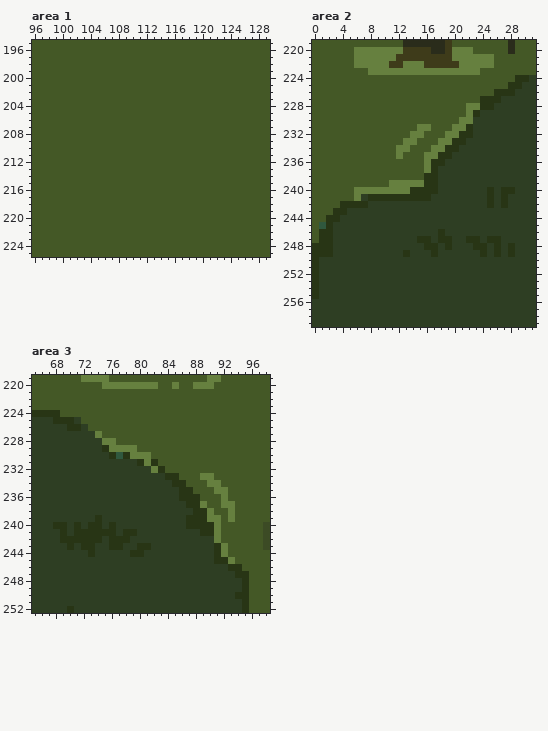
One commit to this pixel-art file: Assets.aseprite. Above is the file before it was changed.
384x384 pixels, 1 frame. Colours within 5 levels of each other are drawn and written as one. Shown: area 1: x 96..129, y 195..225; area 2: x 0..31, y 219..259; area 3: x 65..98, y 219..252. The commit also changed other parts of the picture, which this record leaves out.
After:
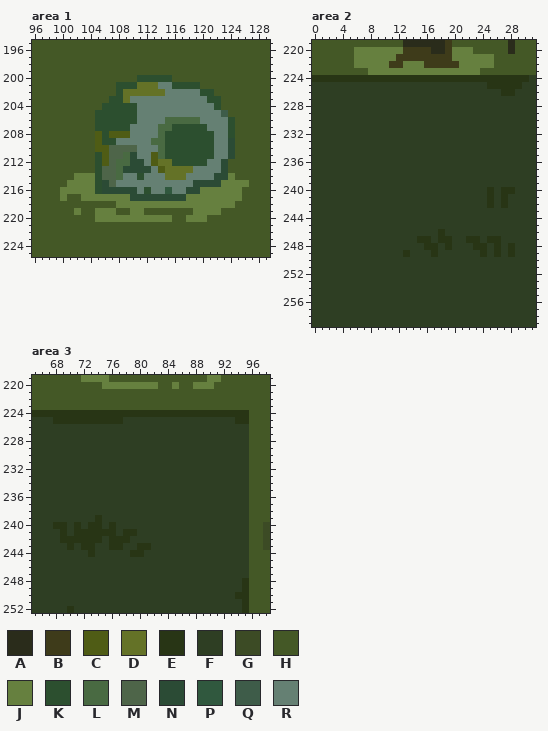
Palette (. is transparent): A #2a2c1b  B #3e3b1a  C #4f5c15  D #647227  E #283515  F #2e3e23  G #3c4b25  H #445826  J #66803f  K #2c4f2f  L #496a42  M #4e6549  N #2b4b35  P #30583e  Q #3e5c49  R #658073
Diff:
Area 1, layer "Flattened":
y 200: x 111..115 HHHHH -> KKKKK
y 201: x 108..119 HHHHHHHHHHHH -> KKKDDDRRKKKK
y 202: x 108..121 HHHHHHHHHHHHHH -> KDDDDDDRRRRRKK
y 203: x 107..122 HHHHHHHHHHHHHHHH -> KKDRRRRRRRRRRRKK
y 204: x 106..122 HHHHHHHHHHHHHHHHH -> KKKKKRRRRRRRRRRRK
y 205: x 105..123 HHHHHHHHHHHHHHHHHHH -> KKKKKKRRRRRRRRRRRRQ
y 206: x 105..124 HHHHHHHHHHHHHHHHHHHH -> KKKKKKRRRRLLLLLRRRRK
y 207: x 105..124 HHHHHHHHHHHHHHHHHHHH -> KKKKKRRRRLLKKKKKRRRK
y 208: x 105..124 HHHHHHHHHHHHHHHHHHHH -> CKCCCRRRRLKKKKKKKRRK
y 209: x 105..124 HHHHHHHHHHHHHHHHHHHH -> CKKRRRRRLLKKKKKKKRRN
y 210: x 105..124 HHHHHHHHHHHHHHHHHHHH -> CCMMMMRRRLKKKKKKKRRN
y 211: x 105..124 HHHHHHHHHHHHHHHHHHHH -> KCMMLNRRCLKKKKKKKRRN
y 212: x 105..123 HHHHHHHHHHHHHHHHHHH -> KCMLLNNRCDDKKKKKRRN
y 213: x 105..123 HHHHHHHHHHHHHHHHHHH -> KMMLNNNNRCDDDDRRRRN
y 214: x 102..124 HHHHHHHHHHHHHHHHHHHHHHH -> JJJKMMLRRKRRRDDDRRRRNNJ
y 215: x 101..126 HHHHHHHHHHHHHHHHHHHHHHHHHH -> JJJJKNMRRRRRRRRRRRNNNNJJJJ
y 216: x 100..125 HHHHHHHHHHHHHHHHHHHHHHHHHH -> JJJJJKNNNNNRKRRPRRNNJJJJJJ
y 217: x 100 H -> J; x 103..125 HHHHHHHHHHHHHHHHHHHHHHH -> JJJJJJJNNNNNNNNJJJJJJJJ
y 218: x 108..124 HHHHHHHHHHHHHHHHH -> JJJJJJJJJJJJJJJJJ
y 219: x 102 H -> J; x 105..107 HHH -> JJJ; x 110..111 HH -> JJ; x 119..122 HHHH -> JJJJ
y 220: x 105..115 HHHHHHHHHHH -> JJJJJJJJJJJ; x 118..120 HHH -> JJJ
Area 2, layer "Flattened":
y 224: x 0..28 HHHHHHHHHHHHHHHHHHHHHHHHHHHHH -> EEEEEEEEEEEEEEEEEEEEEEEEEEEEE
y 225: x 0..27 HHHHHHHHHHHHHHHHHHHHHHHHHHHH -> FFFFFFFFFFFFFFFFFFFFFFFFFEEE
y 226: x 0..26 HHHHHHHHHHHHHHHHHHHHHHHHHHE -> FFFFFFFFFFFFFFFFFFFFFFFFFFF
y 227: x 0..26 HHHHHHHHHHHHHHHHHHHHHHHHEEE -> FFFFFFFFFFFFFFFFFFFFFFFFFFF
y 228: x 0..25 HHHHHHHHHHHHHHHHHHHHHHJJEE -> FFFFFFFFFFFFFFFFFFFFFFFFFF
y 229: x 0..23 HHHHHHHHHHHHHHHHHHHHHHJE -> FFFFFFFFFFFFFFFFFFFFFFFF
y 230: x 0..22 HHHHHHHHHHHHHHHHHHHHHJJ -> FFFFFFFFFFFFFFFFFFFFFFF
y 231: x 0..22 HHHHHHHHHHHHHHHJJHHHJJE -> FFFFFFFFFFFFFFFFFFFFFFF
y 232: x 0..22 HHHHHHHHHHHHHHJJHHHJJEE -> FFFFFFFFFFFFFFFFFFFFFFF
y 233: x 0..21 HHHHHHHHHHHHHJJHHHJJEE -> FFFFFFFFFFFFFFFFFFFFFF
y 234: x 0..20 HHHHHHHHHHHHJJHHHJJEE -> FFFFFFFFFFFFFFFFFFFFF
y 235: x 0..19 HHHHHHHHHHHHJHHHJJEE -> FFFFFFFFFFFFFFFFFFFF
y 236: x 0..18 HHHHHHHHHHHHHHHHJEE -> FFFFFFFFFFFFFFFFFFF
y 237: x 0..17 HHHHHHHHHHHHHHHHJE -> FFFFFFFFFFFFFFFFFF
y 238: x 0..17 HHHHHHHHHHHHHHHHEE -> FFFFFFFFFFFFFFFFFF
y 239: x 0..17 HHHHHHHHHHHJJJJJEE -> FFFFFFFFFFFFFFFFFF
y 240: x 0..17 HHHHHHJJJJJJJJEEEE -> FFFFFFFFFFFFFFFFFF
y 241: x 0..6 HHHHHHJ -> FFFFFFF; x 8..16 EEEEEEEEE -> FFFFFFFFF
y 242: x 0..7 HHHHEEEE -> FFFFFFFF
y 243: x 0..4 HHHEE -> FFFFF
y 244: x 0..3 HHEE -> FFFF
y 245: x 0..2 HPE -> FFF
y 246..247: x 0..2 HEE -> FFF
y 248..249: x 0..2 EEE -> FFF
y 250..255: x 0 E -> F
Area 3, layer "Flattened":
y 224: x 69..95 HHHHHHHHHHHHHHHHHHHHHHHHHHH -> EEEEEEEEEEEEEEEEEEEEEEEEEEE
y 225: x 71..95 FHHHHHHHHHHHHHHHHHHHHHHHH -> EEEEEEEFFFFFFFFFFFFFFFFEE
y 226: x 70..71 EE -> FF; x 73..95 HHHHHHHHHHHHHHHHHHHHHHH -> FFFFFFFFFFFFFFFFFFFFFFF
y 227: x 74..95 JHHHHHHHHHHHHHHHHHHHHH -> FFFFFFFFFFFFFFFFFFFFFF
y 228: x 75..95 JJHHHHHHHHHHHHHHHHHHH -> FFFFFFFFFFFFFFFFFFFFF
y 229: x 75..95 EJJJJHHHHHHHHHHHHHHHH -> FFFFFFFFFFFFFFFFFFFFF
y 230: x 76..95 EPEJJJHHHHHHHHHHHHHH -> FFFFFFFFFFFFFFFFFFFF
y 231: x 80..95 EJEHHHHHHHHHHHHH -> FFFFFFFFFFFFFFFF
y 232: x 82..95 JEHHHHHHHHHHHH -> FFFFFFFFFFFFFF
y 233: x 84..95 EEHHHJJHHHHH -> FFFFFFFFFFFF
y 234: x 85..95 EEHHHJJHHHH -> FFFFFFFFFFF
y 235: x 86..95 EEHHHJJHHH -> FFFFFFFFFF
y 236: x 86..95 EEEHHHJHHH -> FFFFFFFFFF
y 237: x 87..95 EEJHHJJHH -> FFFFFFFFF
y 238: x 88..95 EEJHHJHH -> FFFFFFFF
y 239: x 87..95 EEEJJHJHH -> FFFFFFFFF
y 240: x 87..95 EEEEJHHHH -> FFFFFFFFF
y 241: x 89..95 EEJHHHH -> FFFFFFF
y 242: x 91..95 JHHHH -> FFFFF
y 243..244: x 91..95 EJHHH -> FFFFF
y 245: x 91..95 EEJHH -> FFFFF
y 246: x 93..95 EEH -> FFF
y 247: x 94..95 EE -> FF
Changed places in both pictures, as pixel boxes (x1, y1, x2, y2):
changed: (60, 75, 249, 222)
changed: (312, 75, 515, 299)
changed: (60, 410, 249, 578)
